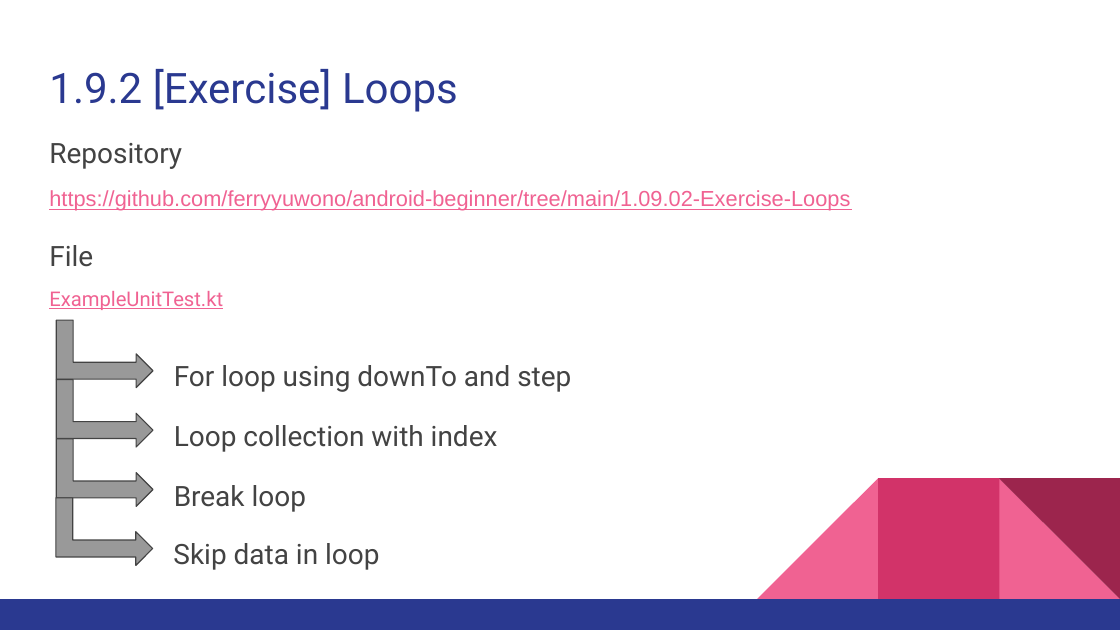
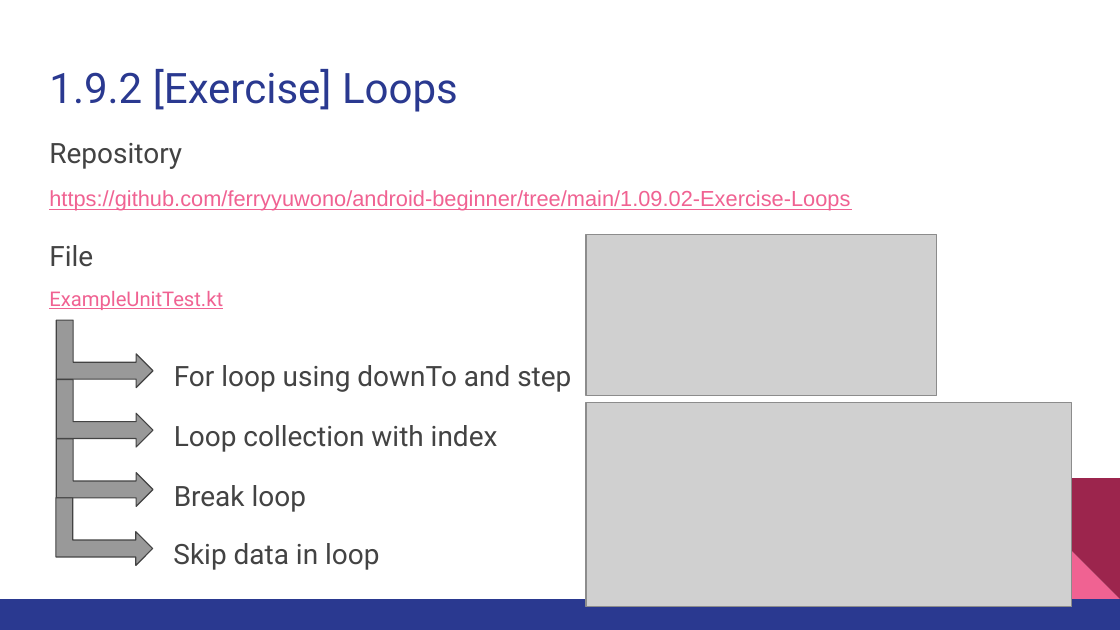
Before and after one commit to ferryyuwono/android-beginner, a slide deck: slide 37 of Beginner Level for Android Development using Kotlin - Module 1.pptx. Drawn at 1120x630 pixels with LibreOffice and Linux fonts; fonts in the diff are those of the drawing; grey boxes stand for pictures. Boxes give left, top, right and bottom in pixels: in the first picture for what was removed or moved away, otherwise in the second. Text is boxed around its words. In the diff, an @@ line names an element or a change of style, - is before the commit and + after.

```diff
--- a/Beginner Level for Android Development using Kotlin - Module 1.pptx
+++ b/Beginner Level for Android Development using Kotlin - Module 1.pptx
@@ picture added at (586, 234, 936, 395) @@
@@ picture added at (586, 402, 1072, 607) @@
@@ right triangle removed at (757, 478, 878, 599) @@
@@ rectangle removed at (878, 478, 999, 599) @@
```
Also in this commit, not shown: 11 other slides changed.
